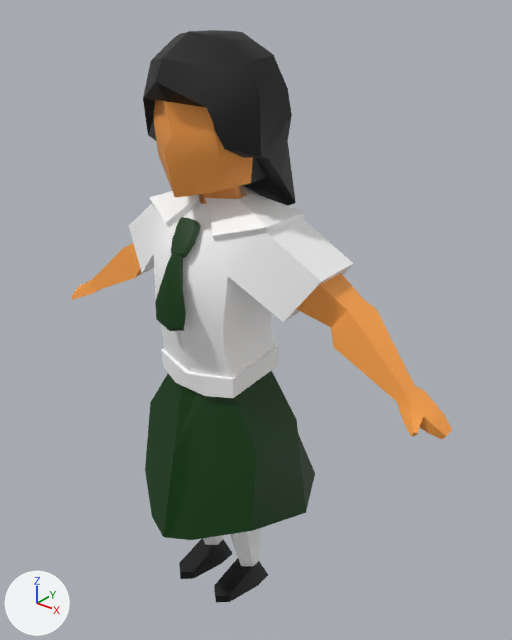
Before and after pictures for a commit that changed the FBX model Life is a Blur/Assets/3D Models/Characters/Child/FStudent1.fbx.
One viewpoint serves both versions: a 50 mm camera at (2.16, -2.34, 3.23) aimed at (0.13, 0.2, 1.66). The axes (+X, +Y, +Z) are drawn at lower left. The lights are the same throughout. Both versions are drawn at the pose saved in each file; the numbers are the values there.

Names of what the first picture shows: 'FStudent2', 'Tie.001'.
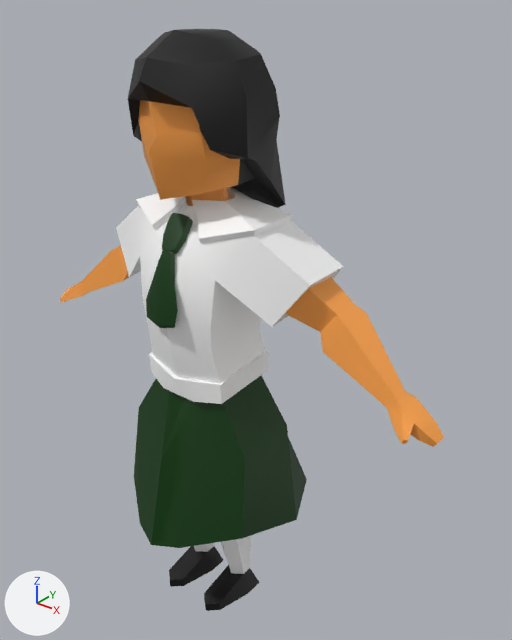
Where the change shows, as pixel boxes [x1, y1, x2, y2] in the pictures (512 x 640 px):
```json
{"object": "FStudent2", "change": "posed", "before": [72, 30, 452, 603], "after": [60, 29, 444, 611]}
{"object": "Tie.001", "change": "no longer drawn", "before": [155, 217, 201, 331], "on screen": "green"}
```

Edits to the scene script, one JSON object a line:
```json
{"block": "bone_rig_object", "where": "bone_rig_object = bpy.data.objects['Child_rig']  # the whole rig 'Child_rig'"}
{"op": "set", "path": "bone_rig_object.location", "old": "(0.0, 0.0, 0.0)", "new": "(0.0, -0.086, 0.01)"}
```
